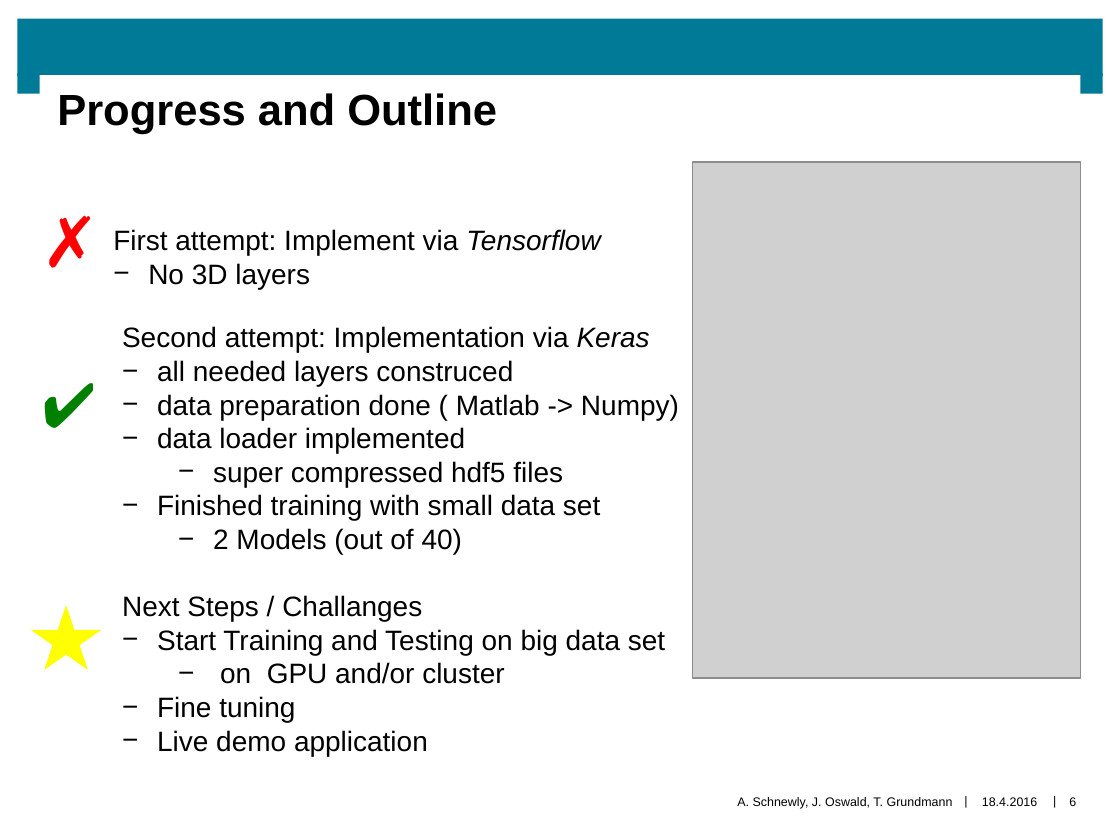
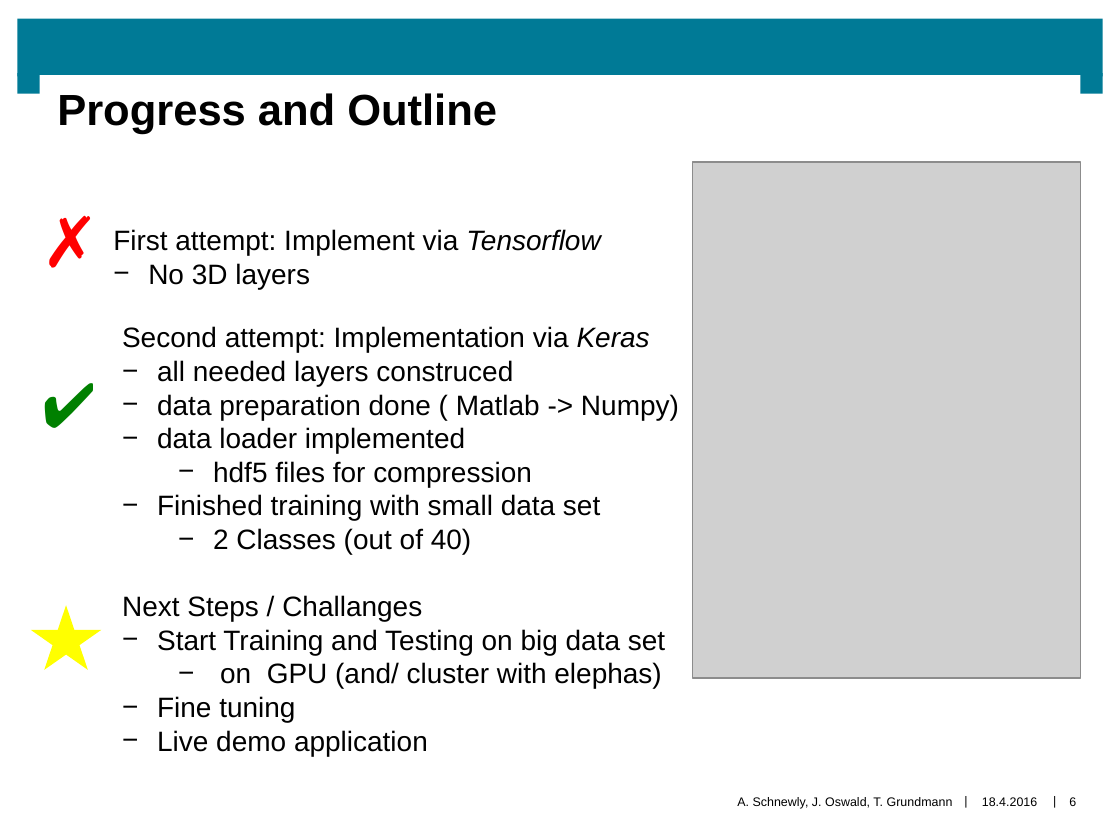
Before and after one commit to AICAE/Deep-3D-Obj-Recognition, a slide deck: slide 6 of Midterm Presentation/präsi.pptx. Drawn at 1120x840 pixels with LibreOffice and Linux fonts; fonts in the diff are those of the drawing; grey boxes stand for pictures; background and template pictures are left out. Boxes give left, top, right and bottom in pixels: in the first picture for what was removed or moved away, otherwise in the second. Text is boxed around its words. In the diff, an @@ line names an element or a change of style, - is before the commit and + after.

```diff
--- a/Midterm Presentation/präsi.pptx
+++ b/Midterm Presentation/präsi.pptx
@@ text at (213,461,532,487): text changed @@
-  − super compressed hdf5 files
+  − hdf5 files for compression
@@ text at (213,528,471,554): text changed @@
-  − 2 Models (out of 40)
+  − 2 Classes (out of 40)
@@ text at (220,662,661,689): text changed @@
-  − on GPU and/or cluster
+  − on GPU (and/ cluster with elephas)
```
Also in this commit, not shown: 2 other slides changed.
